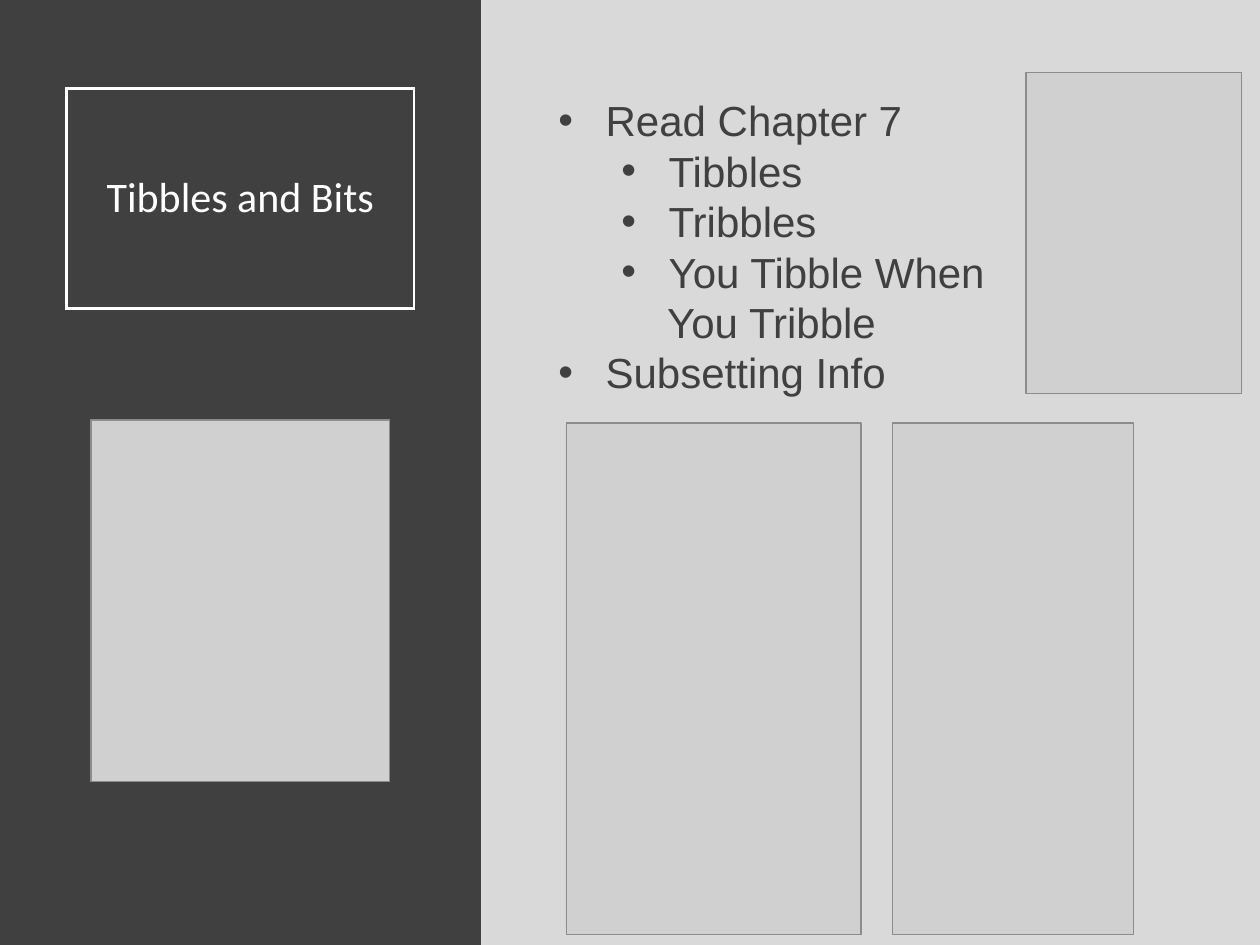
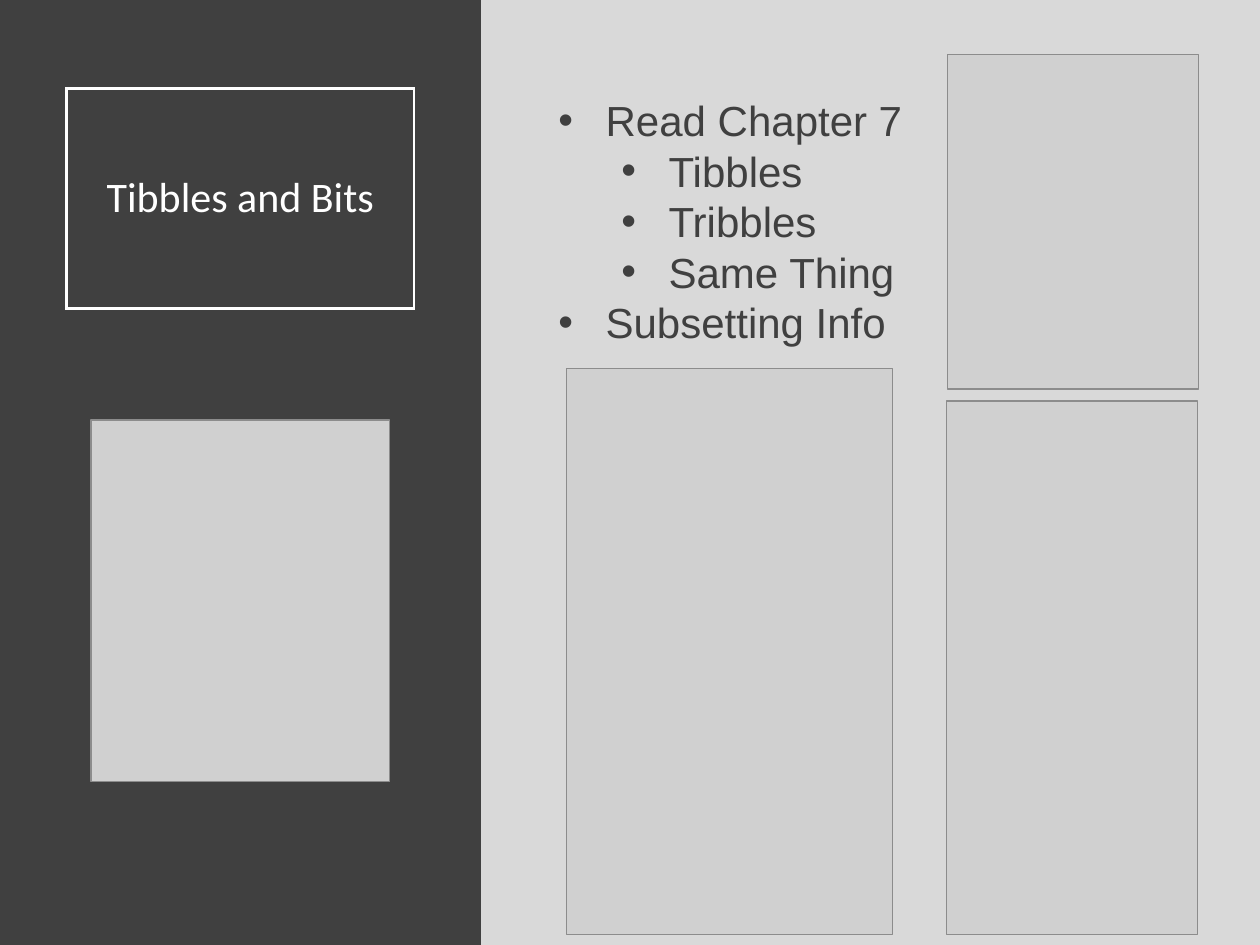
Before and after one commit to SuperMarioGiacomazzo/STOR320_WEBSITE, a slide deck: slide 24 of Lecture/Data Import/Data_Import_Lecture.pptx. Drawn at 1260x945 pixels with LibreOffice and Linux fonts; fonts in the diff are those of the drawing; grey boxes stand for pictures. Boxes give left, top, right and bottom in pixels: in the first picture for what was removed or moved away, otherwise in the second. Text is boxed around its words. In the diff, an @@ line names an element or a change of style, - is before the commit and + after.

```diff
--- a/Lecture/Data Import/Data_Import_Lecture.pptx
+++ b/Lecture/Data Import/Data_Import_Lecture.pptx
@@ picture resized from (x1=1026, y1=72, x2=1241, y2=393) to (x1=948, y1=54, x2=1198, y2=388) @@
@@ text at (x1=669, y1=257, x2=894, y2=296): text changed @@
-  • You Tibble When
-  You Tribble
+  • Same Thing
@@ picture resized from (x1=567, y1=423, x2=862, y2=935) to (x1=567, y1=368, x2=893, y2=934) @@
@@ picture resized from (x1=892, y1=423, x2=1133, y2=935) to (x1=946, y1=401, x2=1197, y2=934) @@
```
Also in this commit, not shown: 3 other files.
